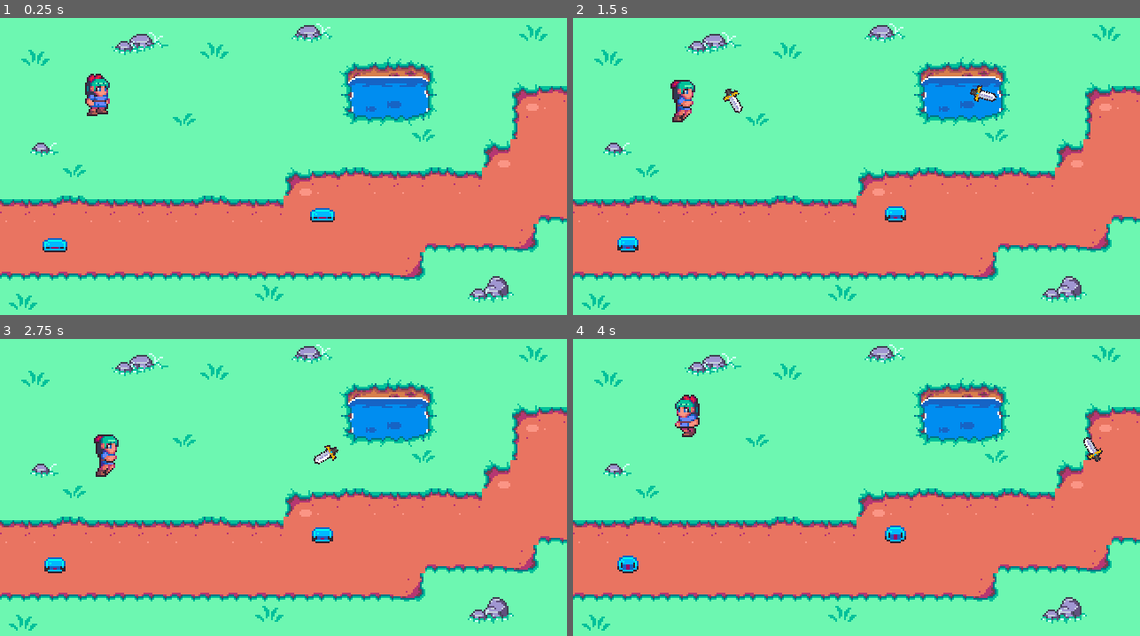
Above: before the commit, frames 1-4 (two rows, left to right).
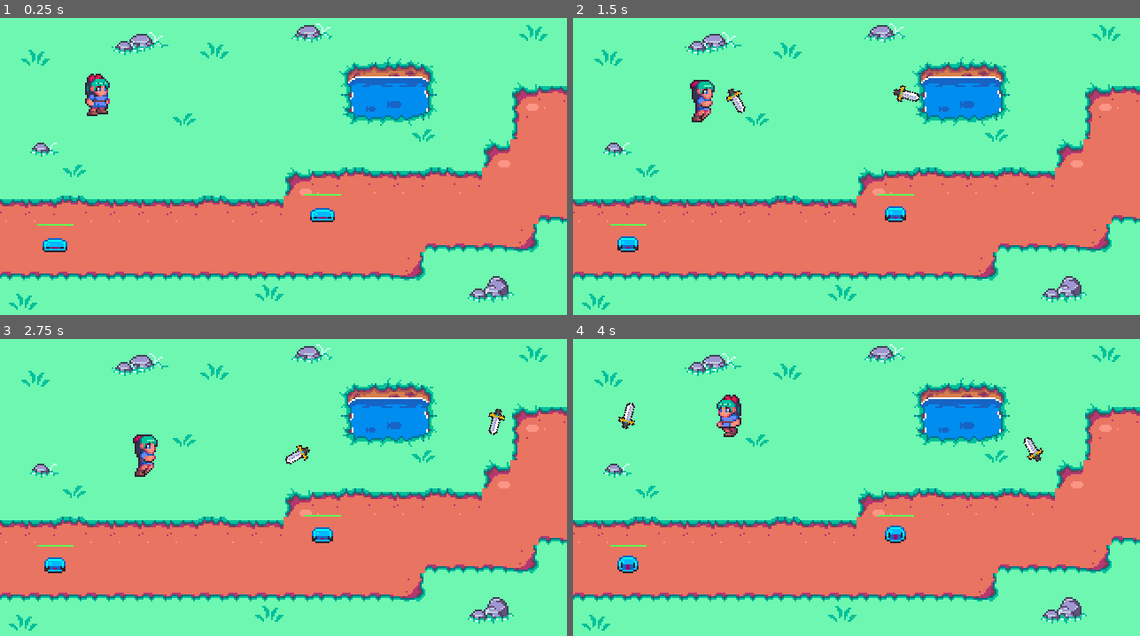
Above: after the commit, the same moments.

Repository: cunhapixels/GodotRPG_VacaRoxa_Assets
Game: Godot game, scene res://source/World.tscn
Same seed, same stepped clock (60 frames per second), same inputs: the game is played once before the commit and once after it.
Inputs:
- Up to frame 1 (0.25 s): no input
- Up to frame 2 (1.5 s): hold Right (ui_right) 0.53-1.28 s; tap X (attack) at 0.6, 1.35 s; hold Down (ui_down) from 1.28 s (still down)
- Up to frame 3 (2.75 s): release Down (ui_down) at 2.03 s; hold Right (ui_right) from 2.03 s (still down); tap X (attack) at 2.1 s
- Up to frame 4 (4 s): release Right (ui_right) at 2.78 s; hold Up (ui_up) 2.78-3.53 s; tap X (attack) at 2.85, 3.6 s; hold Left (ui_left) from 3.53 s (still down)

The runs differ from the first frame. In frame 1, less than 0.1% of the frame differs, in the area x 6-61%, y 59-70%; in frame 2, 1.4%; in frame 3, 1.4%; in frame 4, 1.5%, in the area x 6-94%, y 18-70%.

Commit message:
add enemy health and some tweaks

Diff:
--- /dev/null
+++ b/GodotRPG_VacaRoxa_Assets/hud/themes/custom_theme.tres
@@ -0,0 +1,15 @@
+[gd_resource type="Theme" load_steps=4 format=2]
+
+[sub_resource type="StyleBoxFlat" id=1]
+
+[sub_resource type="StyleBoxFlat" id=2]
+bg_color = Color( 0.113725, 0.792157, 0.219608, 1 )
+
+[sub_resource type="BitmapFont" id=3]
+height = 7.0
+
+[resource]
+ProgressBar/colors/font_color = Color( 1, 1, 1, 1 )
+ProgressBar/styles/bg = SubResource( 1 )
+ProgressBar/styles/fg = SubResource( 2 )
+RichTextLabel/fonts/bold_font = SubResource( 3 )
--- a/GodotRPG_VacaRoxa_Assets/project.godot
+++ b/GodotRPG_VacaRoxa_Assets/project.godot
@@ -49,6 +49,34 @@
 
 [input]
 
+ui_left={
+"deadzone": 0.5,
+"events": [ Object(InputEventKey,"resource_local_to_scene":false,"resource_name":"","device":0,"alt":false,"shift":false,"control":false,"meta":false,"command":false,"pressed":false,"scancode":16777231,"physical_scancode":0,"unicode":0,"echo":false,"script":null)
+, Object(InputEventJoypadButton,"resource_local_to_scene":false,"resource_name":"","device":0,"button_index":14,"pressure":0.0,"pressed":false,"script":null)
+, Object(InputEventKey,"resource_local_to_scene":false,"resource_name":"","device":0,"alt":false,"shift":false,"control":false,"meta":false,"command":false,"pressed":false,"scancode":65,"physical_scancode":0,"unicode":0,"echo":false,"script":null)
+ ]
+}
+ui_right={
+"deadzone": 0.5,
+"events": [ Object(InputEventKey,"resource_local_to_scene":false,"resource_name":"","device":0,"alt":false,"shift":false,"control":false,"meta":false,"command":false,"pressed":false,"scancode":16777233,"physical_scancode":0,"unicode":0,"echo":false,"script":null)
+, Object(InputEventJoypadButton,"resource_local_to_scene":false,"resource_name":"","device":0,"button_index":15,"pressure":0.0,"pressed":false,"script":null)
+, Object(InputEventKey,"resource_local_to_scene":false,"resource_name":"","device":0,"alt":false,"shift":false,"control":false,"meta":false,"command":false,"pressed":false,"scancode":68,"physical_scancode":0,"unicode":0,"echo":false,"script":null)
+ ]
+}
+ui_up={
+"deadzone": 0.5,
+"events": [ Object(InputEventKey,"resource_local_to_scene":false,"resource_name":"","device":0,"alt":false,"shift":false,"control":false,"meta":false,"command":false,"pressed":false,"scancode":16777232,"physical_scancode":0,"unicode":0,"echo":false,"script":null)
+, Object(InputEventJoypadButton,"resource_local_to_scene":false,"resource_name":"","device":0,"button_index":12,"pressure":0.0,"pressed":false,"script":null)
+, Object(InputEventKey,"resource_local_to_scene":false,"resource_name":"","device":0,"alt":false,"shift":false,"control":false,"meta":false,"command":false,"pressed":false,"scancode":87,"physical_scancode":0,"unicode":0,"echo":false,"script":null)
+ ]
+}
+ui_down={
+"deadzone": 0.5,
+"events": [ Object(InputEventKey,"resource_local_to_scene":false,"resource_name":"","device":0,"alt":false,"shift":false,"control":false,"meta":false,"command":false,"pressed":false,"scancode":16777234,"physical_scancode":0,"unicode":0,"echo":false,"script":null)
+, Object(InputEventJoypadButton,"resource_local_to_scene":false,"resource_name":"","device":0,"button_index":13,"pressure":0.0,"pressed":false,"script":null)
+, Object(InputEventKey,"resource_local_to_scene":false,"resource_name":"","device":0,"alt":false,"shift":false,"control":false,"meta":false,"command":false,"pressed":false,"scancode":83,"physical_scancode":0,"unicode":0,"echo":false,"script":null)
+ ]
+}
 attack={
 "deadzone": 0.5,
 "events": [ Object(InputEventKey,"resource_local_to_scene":false,"resource_name":"","device":0,"alt":false,"shift":false,"control":false,"meta":false,"command":false,"pressed":false,"scancode":88,"physical_scancode":0,"unicode":0,"echo":false,"script":null)
--- a/GodotRPG_VacaRoxa_Assets/source/core/Player.gd
+++ b/GodotRPG_VacaRoxa_Assets/source/core/Player.gd
@@ -16,7 +16,7 @@
 
 	if length > 0:
 		motion = direction * length
-		length -= 10
+		length -= 2
 
 	attack()
 	move_and_slide(motion)
@@ -43,7 +43,7 @@
 
 		var stick = STICK.instance()
 		stick.position = position
-		stick.motion.x = get_node("Sprite").scale.x * 200
+		stick.motion.x = get_node("Sprite").scale.x * 150
 		get_parent().add_child(stick)
 
 		motion = Vector2.ZERO
@@ -53,7 +53,7 @@
 	if area.is_in_group("Enemy"):
 		#TODO: Add life decrease
 		direction = (position - area.get_parent().position).normalized()
-		length = 180
+		length = 100
 	if area.is_in_group("Stick"):
 		direction = -(area.position - position).normalized()
-		length = 80
+		length = 20
--- a/GodotRPG_VacaRoxa_Assets/source/core/Slime.gd
+++ b/GodotRPG_VacaRoxa_Assets/source/core/Slime.gd
@@ -1,22 +1,64 @@
 extends KinematicBody2D
+
 
 var direction = Vector2.ZERO
 var length = 0
-var hp = 2
+var hp = 100 setget set_hp, get_hp
+
+
+onready var HealthBarFG = $HealthBarFG
+onready var HealthBarBG = $HealthBarBG
+onready var TXTDamage = $TXTDamage
+
+
+func set_hp(value):
+	hp += value
+
+func get_hp():
+	return hp
+
+func _ready():
+	HealthBarFG.value = hp;
+
 
 func _process(delta):
 	if length > 0:
 		position += direction * length
-		length -= delta * 2
+		length -= delta * 1
 
 	if hp <= 0:
 		queue_free()
 
+	if (TXTDamage.is_visible()):
+		move_txt(delta)
+
 
 func _on_Hitbox_area_entered(area):
 	if area.is_in_group("Stick"):
-		hp -= 1
+		deal_damage(20)
+
 		direction = -(area.position - position).normalized()
-		length = 1.2
+		length = .2
 
 		area.queue_free()
+
+
+func deal_damage(damage) -> void:
+	set_hp(-damage)
+	HealthBarFG.value = get_hp();
+	show_hide_txt(true)
+	yield(get_tree().create_timer(0.35), "timeout")
+	show_hide_txt(false)
+	HealthBarBG.value = get_hp();
+
+
+func show_hide_txt(visible) -> void:
+	TXTDamage.set_position(Vector2(-4,-14))
+	TXTDamage.visible = visible
+
+
+func move_txt(delta) -> void:
+	TXTDamage.set_position(
+		lerp(TXTDamage.get_position(),
+		Vector2(rand_range(-10, 10), rand_range(10, 20)),
+		delta))
--- a/GodotRPG_VacaRoxa_Assets/source/core/Slime.tscn
+++ b/GodotRPG_VacaRoxa_Assets/source/core/Slime.tscn
@@ -1,7 +1,8 @@
-[gd_scene load_steps=7 format=2]
+[gd_scene load_steps=14 format=2]
 
 [ext_resource path="res://sprites/mobs/slime-blue.png" type="Texture" id=1]
 [ext_resource path="res://source/core/Slime.gd" type="Script" id=2]
+[ext_resource path="res://hud/themes/custom_theme.tres" type="Theme" id=3]
 
 [sub_resource type="CircleShape2D" id=1]
 radius = 5.0
@@ -41,6 +42,24 @@
 "values": [ 1 ]
 }
 
+[sub_resource type="Gradient" id=10]
+colors = PoolColorArray( 0.589844, 0.589844, 0.589844, 1, 0.515625, 0.515625, 0.515625, 1 )
+
+[sub_resource type="GradientTexture" id=11]
+gradient = SubResource( 10 )
+
+[sub_resource type="Gradient" id=7]
+colors = PoolColorArray( 0.917969, 0.0860596, 0.0860596, 1, 0.976563, 0, 0, 1 )
+
+[sub_resource type="GradientTexture" id=6]
+gradient = SubResource( 7 )
+
+[sub_resource type="Gradient" id=8]
+colors = PoolColorArray( 0.372549, 0.933333, 0.32549, 1, 0.398621, 1, 0.347656, 1 )
+
+[sub_resource type="GradientTexture" id=9]
+gradient = SubResource( 8 )
+
 [node name="Slime" type="KinematicBody2D"]
 script = ExtResource( 2 )
 
@@ -64,4 +83,52 @@
 anims/Bounce = SubResource( 3 )
 anims/RESET = SubResource( 4 )
 
+[node name="HealthBarBG2" type="TextureProgress" parent="."]
+margin_left = -10.0
+margin_top = -6.0
+margin_right = 2038.0
+margin_bottom = -3.0
+rect_scale = Vector2( 0.01, 1 )
+rect_clip_content = true
+value = 100.0
+texture_progress = SubResource( 11 )
+
+[node name="HealthBarBG" type="TextureProgress" parent="."]
+margin_left = -10.0
+margin_top = -6.0
+margin_right = 2038.0
+margin_bottom = -3.0
+rect_scale = Vector2( 0.01, 1 )
+rect_clip_content = true
+value = 100.0
+texture_progress = SubResource( 6 )
+
+[node name="HealthBarFG" type="TextureProgress" parent="."]
+margin_left = -10.0
+margin_top = -6.0
+margin_right = 2038.0
+margin_bottom = -3.0
+rect_scale = Vector2( 0.01, 1 )
+rect_clip_content = true
+value = 100.0
+texture_progress = SubResource( 9 )
+
+[node name="TXTDamage" type="RichTextLabel" parent="."]
+visible = false
+margin_left = -4.0
+margin_top = -14.0
+margin_right = 14.0
+margin_bottom = 2.0
+rect_scale = Vector2( 0.5, 0.5 )
+theme = ExtResource( 3 )
+custom_colors/default_color = Color( 1, 1, 1, 1 )
+custom_colors/font_color_shadow = Color( 0, 0, 0, 1 )
+custom_constants/shadow_offset_y = 1
+custom_constants/shadow_as_outline = 1
+bbcode_text = "20"
+tab_size = 1
+text = "20"
+fit_content_height = true
+scroll_active = false
+
 [connection signal="area_entered" from="Hitbox" to="." method="_on_Hitbox_area_entered"]
